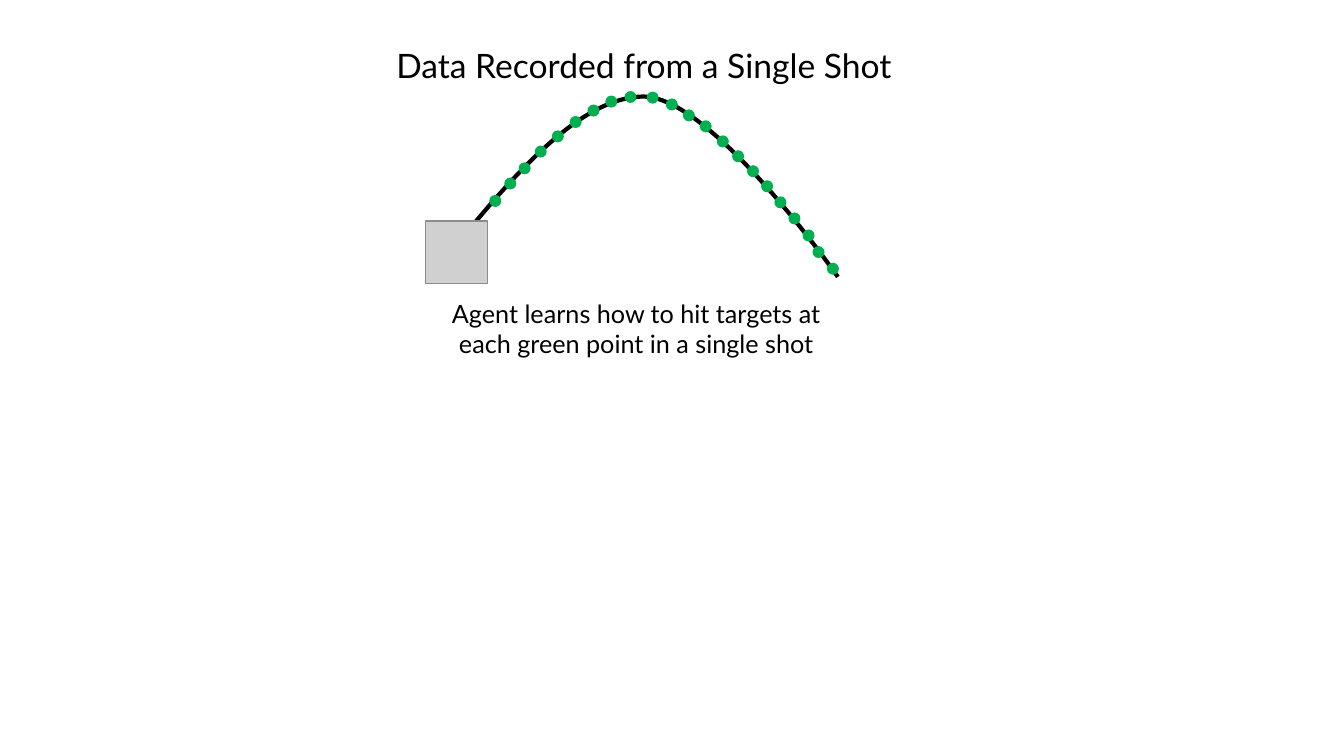
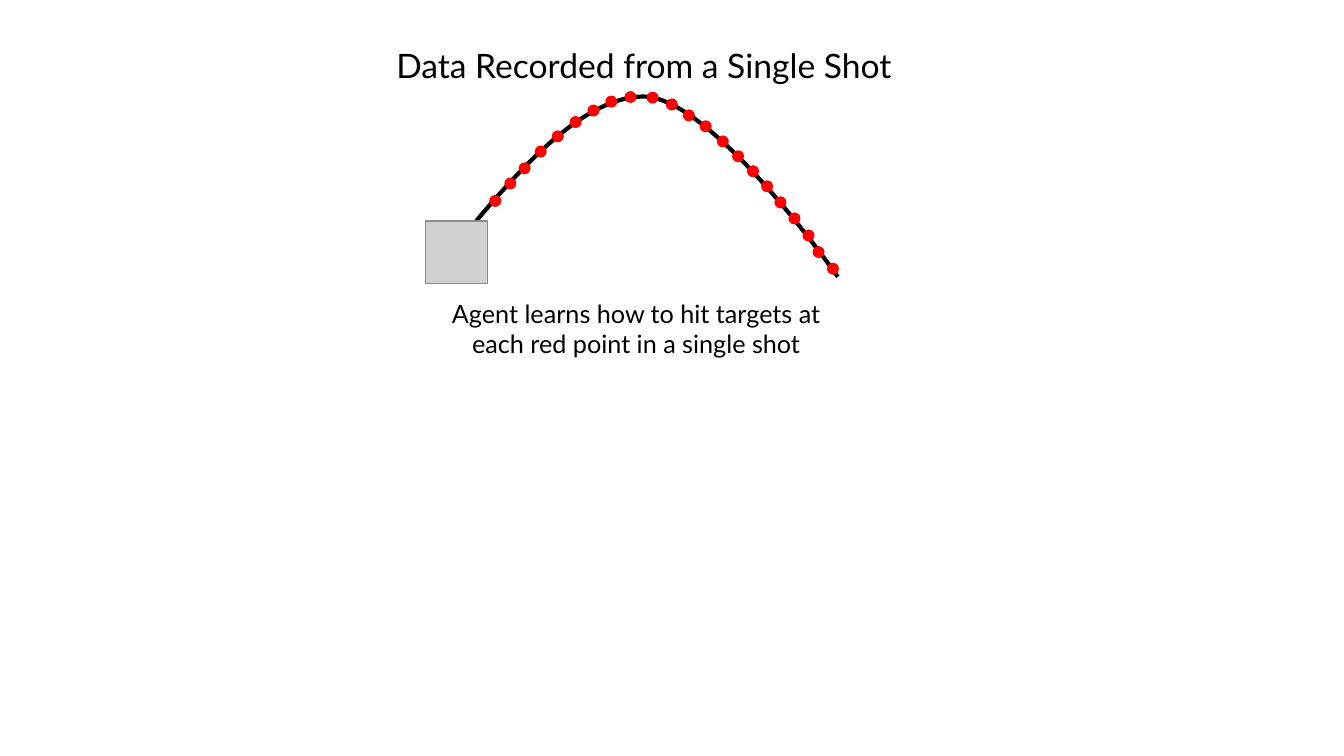
Before and after one commit to RibbonedAce/Dragon-Slayers, a slide deck: slide 9 of docs/images/FinalReportCharts.pptx. Drawn at 1344x756 pixels with LibreOffice and Linux fonts; fonts in the diff are those of the drawing; grey boxes stand for pictures. Boxes give left, top, right and bottom in pixels: in the first picture for what was removed or moved away, otherwise in the second. Text is boxed around its words. In the diff, an @@ line names an element or a change of style, - is before the commit and + after.

```diff
--- a/docs/images/FinalReportCharts.pptx
+++ b/docs/images/FinalReportCharts.pptx
@@ fill #00B050 to #FF0000 in 22 elements at [489, 195, 501, 207], [504, 177, 516, 190], [519, 162, 531, 174], [534, 145, 546, 157], [552, 130, 564, 142], [570, 116, 582, 128], [588, 105, 600, 117], [606, 96, 618, 108], [625, 91, 637, 103], [647, 92, 659, 104], [666, 99, 679, 111], [683, 109, 695, 121], [700, 120, 712, 132], [717, 135, 729, 147], [732, 150, 744, 162], [747, 165, 759, 177], [761, 180, 773, 193], [774, 197, 786, 209], [788, 213, 801, 225], [803, 230, 815, 242], [813, 246, 825, 258], [827, 263, 839, 275] @@
@@ text at [452, 304, 820, 358]: text changed @@
-Agent learns how to hit targets at each green point in a single shot
+Agent learns how to hit targets at each red point in a single shot
```
Also in this commit, not shown: 3 other slides changed, 4 other files.
